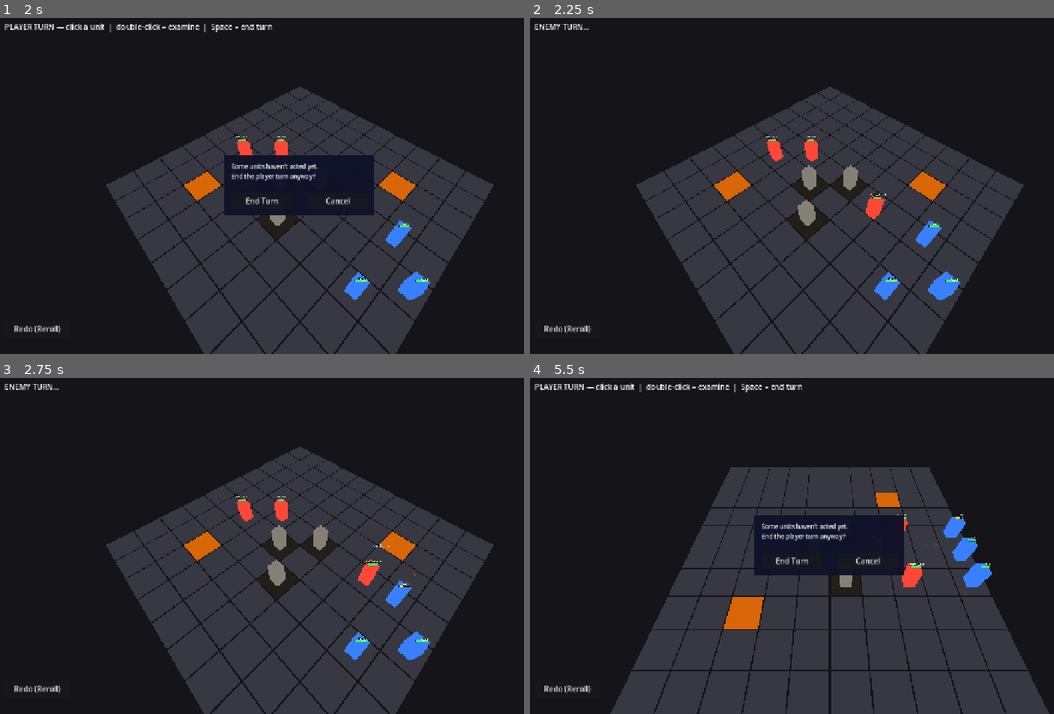
Above: before the commit, frames 1-4 (two rows, left to right).
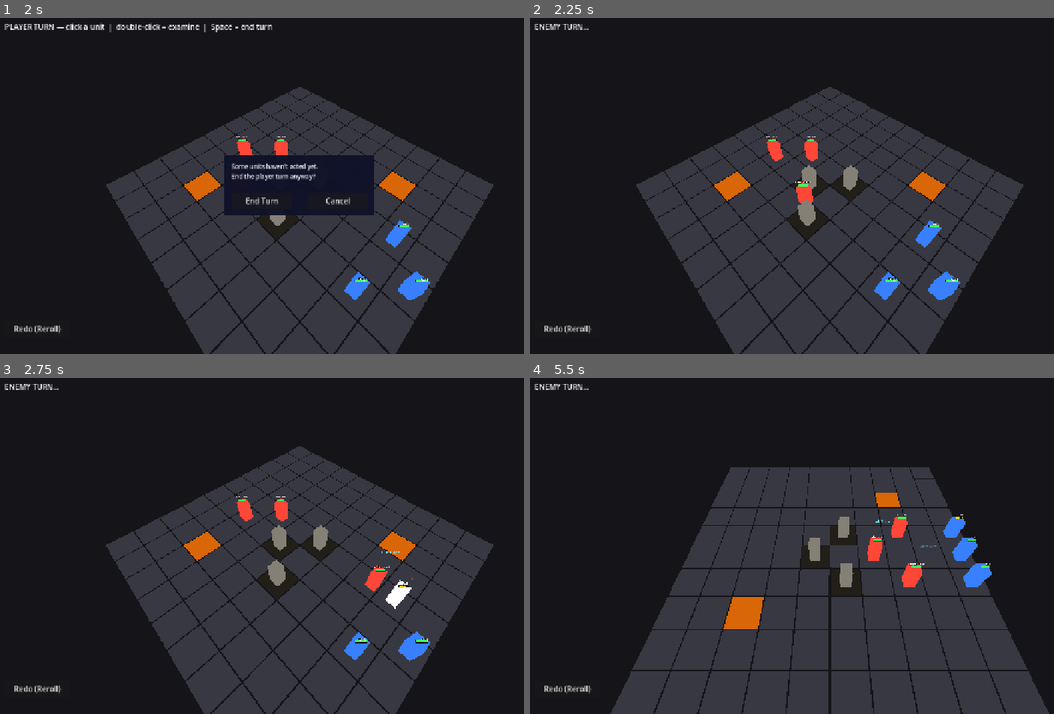
Above: after the commit, the same moments.

Repository: caleb-the-dev/RogueFinder
Game: Godot game, scene res://main.tscn
Two runs of this game, one before a commit and one after it. Both use one fixed random seed, a clock stepped at 60 frames per second and the inputs below. The engine's default icon, where the game draws it, is replaced by a stand-in: a white triangle on a blue panel in a dark square.
Inputs (mouse positions are in pixels of both pictures, inside the frame that each line leads up to):
- Up to frame 1 (2 s): click "Redo (Reroll)" at 0.5 s; tap A at 1.25 s; move the mouse to (429, 169) at 1.27 s; hold Right from 1.28 s (still down); tap M at 1.35 s; click (429, 169) at 1.42 s; tap Space at 1.52 s
- Up to frame 2 (2.25 s): release Right at 2 s; click "End Turn" at 2 s
- Up to frame 3 (2.75 s): no input
- Up to frame 4 (5.5 s): drag from (708, 562) to (802, 613) at 2.77 s; move the mouse to (891, 472) at 3.52 s; hold Right 3.53-4.25 s; tap Q at 3.6 s; tap M at 3.8, 5.1 s; drag from (802, 613) to (650, 495) at 4.27 s; move the mouse to (1012, 596) at 5.02 s; hold A from 5.03 s (still down); tap Space at 5.27 s

Frame 1 is identical in both runs. In frame 2, 0.3% of the frame differs, in the area x 50-68%, y 48-61%; in frame 3, 1.1%; in frame 4, 4.9%, in the area x 1-96%, y 1-100%.

Commit message:
feat: BFS pathfinding + movement reservation (remaining_move)
Units now traverse each cell on their path visually (~0.12s/cell) via BFS,
routing around walls and other units. Hazard damage fires on every cell
entered during voluntary movement. has_moved replaced by remaining_move
(initialized to data.speed per turn) so stride can be used multiple times
until the budget is exhausted. Enemy AI updated to use remaining_move.

Co-Authored-By: Claude Sonnet 4.6 <noreply@anthropic.com>

Diff:
--- a/rogue-finder/scripts/combat/CombatManager3D.gd
+++ b/rogue-finder/scripts/combat/CombatManager3D.gd
@@ -302,7 +302,7 @@
 	_grid.clear_highlights()
 	_grid.set_highlight(unit.grid_pos, "selected")
 	if unit.can_stride():
-		for cell in _grid.get_move_range(unit.grid_pos, unit.data.speed):
+		for cell in _grid.get_move_range(unit.grid_pos, unit.remaining_move):
 			_grid.set_highlight(cell, "move")
 	mode = PlayerMode.STRIDE_MODE if unit.can_stride() else PlayerMode.IDLE
 	# Open (or refresh) the radial menu for this unit
@@ -329,25 +329,38 @@
 	if not _selected_unit:
 		return
 	if _grid.highlighted_cells.get(cell, "") != "move":
-		# Clicking a non-move cell: try selecting a different unit instead
 		_try_select_unit(cell)
 		return
 
-	var old_pos: Vector2i = _selected_unit.grid_pos
+	var unit: Unit3D = _selected_unit
+	var old_pos: Vector2i = unit.grid_pos
+
+	# Lock input immediately so overlapping clicks during the animation are safe
+	_grid.clear_highlights()
+	mode = PlayerMode.IDLE
+	_update_status()
+
 	_grid.clear_occupied(old_pos)
-	_selected_unit.move_to(cell)
-	_grid.set_occupied(cell, _selected_unit)
-	_check_hazard_damage(_selected_unit)
-
-	# Tween to new world position
-	var tw: Tween = create_tween()
-	tw.tween_property(_selected_unit, "global_position", _grid.grid_to_world(cell), 0.18)
-
-	# Refresh highlights and stat panel (HP/energy are unchanged by movement,
-	# but position in stat display updates on next explicit selection)
-	_grid.clear_highlights()
-	_grid.set_highlight(cell, "selected")
-	mode = PlayerMode.IDLE
+	var path: Array[Vector2i] = _grid.find_path(old_pos, cell, unit)
+
+	if path.is_empty():
+		_grid.set_occupied(old_pos, unit)
+		_grid.set_highlight(old_pos, "selected")
+		return
+
+	for step_cell in path:
+		var tw: Tween = create_tween()
+		tw.tween_property(unit, "global_position", _grid.grid_to_world(step_cell), 0.12)
+		await tw.finished
+		unit.grid_pos = step_cell
+		_check_hazard_damage(unit)
+		if not unit.is_alive:
+			break
+
+	if unit.is_alive:
+		_grid.set_occupied(unit.grid_pos, unit)
+		unit.remaining_move -= path.size()
+		_grid.set_highlight(unit.grid_pos, "selected")
 	_update_status()
 
 ## Called when the player picks an ability from the ActionMenu.
@@ -1016,8 +1029,8 @@
 				enemy.show_action_text(con.consumable_name)
 
 		# --- 3. Movement (Stride) — greedy Manhattan minimization ---
-		if not enemy.has_moved:
-			var move_cells: Array[Vector2i] = _grid.get_move_range(enemy.grid_pos, enemy.data.speed)
+		if enemy.remaining_move > 0:
+			var move_cells: Array[Vector2i] = _grid.get_move_range(enemy.grid_pos, enemy.remaining_move)
 			var best_cell: Vector2i = enemy.grid_pos
 			var best_dist: int = abs(enemy.grid_pos.x - target.grid_pos.x) \
 					+ abs(enemy.grid_pos.y - target.grid_pos.y)
@@ -1028,15 +1041,24 @@
 					best_cell = cell
 			if best_cell != enemy.grid_pos:
 				_grid.clear_occupied(enemy.grid_pos)
-				enemy.move_to(best_cell)
-				_grid.set_occupied(best_cell, enemy)
-				var tw: Tween = create_tween()
-				tw.tween_property(enemy, "global_position", _grid.grid_to_world(best_cell), 0.22)
-				await tw.finished  # must complete before lunge anim starts on same property
-				_check_hazard_damage(enemy)
-				if not enemy.is_alive:
-					await get_tree().create_timer(ENEMY_TURN_DELAY).timeout
-					continue
+				var path: Array[Vector2i] = _grid.find_path(enemy.grid_pos, best_cell, enemy)
+				if path.is_empty():
+					_grid.set_occupied(enemy.grid_pos, enemy)
+				else:
+					for step_cell in path:
+						var tw: Tween = create_tween()
+						tw.tween_property(enemy, "global_position", _grid.grid_to_world(step_cell), 0.12)
+						await tw.finished
+						enemy.grid_pos = step_cell
+						_check_hazard_damage(enemy)
+						if not enemy.is_alive:
+							break
+					if enemy.is_alive:
+						_grid.set_occupied(enemy.grid_pos, enemy)
+						enemy.remaining_move -= path.size()
+					if not enemy.is_alive:
+						await get_tree().create_timer(ENEMY_TURN_DELAY).timeout
+						continue
 
 		# --- 4. Ability selection ---
 		var post_dist: int = abs(enemy.grid_pos.x - target.grid_pos.x) \
--- a/rogue-finder/scripts/combat/Grid3D.gd
+++ b/rogue-finder/scripts/combat/Grid3D.gd
@@ -143,6 +143,48 @@
 				result.append(p)
 	return result
 
+## --- Pathfinding ---
+
+## BFS from `from` to `to`, routing around walls and occupied cells.
+## Returns an ordered array of cells (exclusive of `from`, inclusive of `to`).
+## `ignore_unit` is skipped in the occupancy check so the moving unit doesn't block itself.
+## Returns empty array if no path exists.
+func find_path(from: Vector2i, to: Vector2i, ignore_unit: Object = null) -> Array[Vector2i]:
+	if from == to:
+		return []
+	# Straight neighbors first so tie-breaking prefers cardinal movement
+	var dirs: Array[Vector2i] = [
+		Vector2i(1, 0), Vector2i(-1, 0), Vector2i(0, 1), Vector2i(0, -1),
+		Vector2i(1, 1), Vector2i(1, -1), Vector2i(-1, 1), Vector2i(-1, -1)
+	]
+	var visited: Dictionary = {}
+	var parent:  Dictionary = {}
+	var queue: Array[Vector2i] = [from]
+	visited[from] = true
+	while not queue.is_empty():
+		var current: Vector2i = queue.pop_front()
+		if current == to:
+			var path: Array[Vector2i] = []
+			var node: Vector2i = current
+			while node != from:
+				path.append(node)
+				node = parent[node]
+			path.reverse()
+			return path
+		for dir: Vector2i in dirs:
+			var next: Vector2i = current + dir
+			if not is_valid(next) or visited.has(next):
+				continue
+			if is_wall(next):
+				continue
+			var occupant: Object = _occupied.get(next, null)
+			if occupant != null and occupant != ignore_unit:
+				continue
+			visited[next] = true
+			parent[next]  = current
+			queue.append(next)
+	return []
+
 ## --- Highlight ---
 
 func set_highlight(pos: Vector2i, mode: String) -> void:
--- a/rogue-finder/scripts/combat/Unit3D.gd
+++ b/rogue-finder/scripts/combat/Unit3D.gd
@@ -14,7 +14,7 @@
 var current_hp: int     = 0
 var current_energy: int = 0
 var grid_pos: Vector2i  = Vector2i.ZERO
-var has_moved: bool     = false
+var remaining_move: int = 0
 var has_acted: bool     = false
 var is_alive: bool      = true
 
@@ -116,7 +116,7 @@
 	current_energy = data.energy_max
 	grid_pos       = pos
 	is_alive       = true
-	has_moved      = false
+	remaining_move = data.speed
 	has_acted      = false
 	_refresh_visuals()
 
@@ -147,12 +147,12 @@
 	current_energy = mini(current_energy + data.energy_regen, data.energy_max)
 
 func reset_turn() -> void:
-	has_moved = false
-	has_acted = false
+	remaining_move = data.speed
+	has_acted      = false
 	_refresh_visuals()
 
 func can_stride() -> bool:
-	return is_alive and not has_moved
+	return is_alive and remaining_move > 0
 
 func can_act(energy_cost: int = 3) -> bool:
 	return is_alive and not has_acted and current_energy >= energy_cost
@@ -162,8 +162,7 @@
 		_selection_ring.visible = selected
 
 func move_to(new_pos: Vector2i) -> void:
-	grid_pos  = new_pos
-	has_moved = true
+	grid_pos = new_pos
 	unit_moved.emit(self, new_pos)
 
 ## Records an applied buff or debuff and refreshes the visual indicators.
--- /dev/null
+++ b/rogue-finder/tests/test_movement.gd
@@ -0,0 +1,104 @@
+extends Node
+
+## --- Unit Tests: Pathfinding + Movement Reservation ---
+## Tests find_path() routing, remaining_move deduction, and can_stride() budget gate.
+## Does NOT require a running scene — Grid3D.new() + add_child() is sufficient.
+
+func _ready() -> void:
+	print("=== test_movement.gd ===")
+	test_find_path_straight_line()
+	test_find_path_routes_around_wall()
+	test_find_path_ignores_moving_unit_own_cell()
+	test_remaining_move_decrements_after_stride()
+	test_can_stride_false_when_remaining_move_zero()
+	test_get_move_range_uses_remaining_move()
+	print("=== All movement tests passed ===")
+
+## --- Helpers ---
+
+func _make_grid() -> Grid3D:
+	var g := Grid3D.new()
+	add_child(g)
+	return g
+
+## dexterity drives speed: speed = 2 + dexterity. Pass desired speed; dex is inferred.
+func _make_unit(speed: int = 6) -> Unit3D:
+	var u := Unit3D.new()
+	add_child(u)
+	var d := CombatantData.new()
+	d.character_name  = "Test"
+	d.archetype_id    = "grunt"
+	d.is_player_unit  = true
+	d.vitality        = 2  # hp_max = 20
+	d.willpower       = 2
+	d.strength        = 2
+	d.cognition       = 2
+	d.armor_defense   = 5
+	d.dexterity       = speed - 2  # speed = 2 + dexterity
+	d.qte_resolution  = 0.5
+	u.setup(d, Vector2i(0, 0))
+	return u
+
+## --- Tests ---
+
+func test_find_path_straight_line() -> void:
+	var g := _make_grid()
+	var path: Array[Vector2i] = g.find_path(Vector2i(0, 0), Vector2i(0, 3))
+	assert(path.size() == 3,
+		"straight path (0,0)→(0,3) should have 3 steps, got %d" % path.size())
+	assert(path[0] == Vector2i(0, 1), "first step should be (0,1), got %s" % str(path[0]))
+	assert(path[1] == Vector2i(0, 2), "second step should be (0,2), got %s" % str(path[1]))
+	assert(path[2] == Vector2i(0, 3), "last step should be (0,3), got %s" % str(path[2]))
+	print("  PASS test_find_path_straight_line")
+
+func test_find_path_routes_around_wall() -> void:
+	var g := _make_grid()
+	g.build_walls([Vector2i(1, 2)])
+	var path: Array[Vector2i] = g.find_path(Vector2i(0, 2), Vector2i(2, 2))
+	assert(not path.is_empty(),
+		"should find a path around the wall at (1,2)")
+	assert(not path.has(Vector2i(1, 2)),
+		"path must not pass through wall at (1,2)")
+	assert(path[-1] == Vector2i(2, 2),
+		"path must end at destination (2,2), got %s" % str(path[-1]))
+	print("  PASS test_find_path_routes_around_wall")
+
+## Verifies that find_path works even when the moving unit is still registered
+## in _occupied at its start cell (the ignore_unit parameter allows this).
+func test_find_path_ignores_moving_unit_own_cell() -> void:
+	var g := _make_grid()
+	var u := _make_unit()
+	u.grid_pos = Vector2i(1, 1)
+	g.set_occupied(Vector2i(1, 1), u)
+	var path: Array[Vector2i] = g.find_path(Vector2i(1, 1), Vector2i(3, 1), u)
+	assert(not path.is_empty(),
+		"path from unit's own registered cell should succeed with ignore_unit")
+	assert(path[-1] == Vector2i(3, 1),
+		"path must end at destination (3,1), got %s" % str(path[-1]))
+	print("  PASS test_find_path_ignores_moving_unit_own_cell")
+
+func test_remaining_move_decrements_after_stride() -> void:
+	var u := _make_unit(6)
+	assert(u.remaining_move == 6,
+		"remaining_move should equal speed (6) after setup, got %d" % u.remaining_move)
+	u.remaining_move -= 3
+	assert(u.remaining_move == 3,
+		"remaining_move should be 3 after moving 3 tiles, got %d" % u.remaining_move)
+	print("  PASS test_remaining_move_decrements_after_stride")
+
+func test_can_stride_false_when_remaining_move_zero() -> void:
+	var u := _make_unit(6)
+	u.remaining_move = 0
+	assert(not u.can_stride(),
+		"can_stride() must return false when remaining_move is 0")
+	print("  PASS test_can_stride_false_when_remaining_move_zero")
+
+func test_get_move_range_uses_remaining_move() -> void:
+	var g := _make_grid()
+	var origin := Vector2i(5, 5)
+	var full_range: Array[Vector2i]    = g.get_move_range(origin, 6)
+	var reduced_range: Array[Vector2i] = g.get_move_range(origin, 2)
+	assert(reduced_range.size() < full_range.size(),
+		"get_move_range with remaining_move=2 should return fewer cells than speed=6 " \
+		+ "(got %d vs %d)" % [reduced_range.size(), full_range.size()])
+	print("  PASS test_get_move_range_uses_remaining_move")
Not shown, changed: docs/map_directories/combat_manager.md
Not shown, changed: docs/map_directories/grid_system.md
